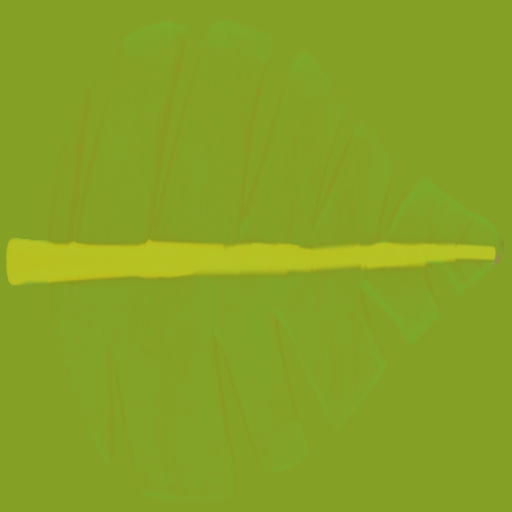
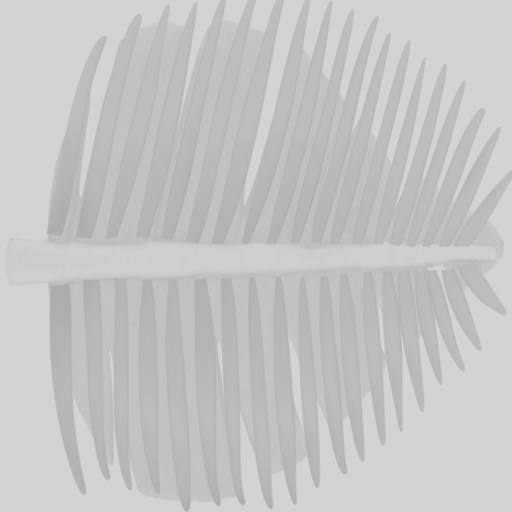
Layer changes from the first 512×512 image to the second:
added layer "Layer 3" above "Layer 1" over (26, 0, 512, 512)
painted on "Layer 1" over (5, 19, 504, 504)
painted on "Layer 2" over (0, 0, 512, 512)
